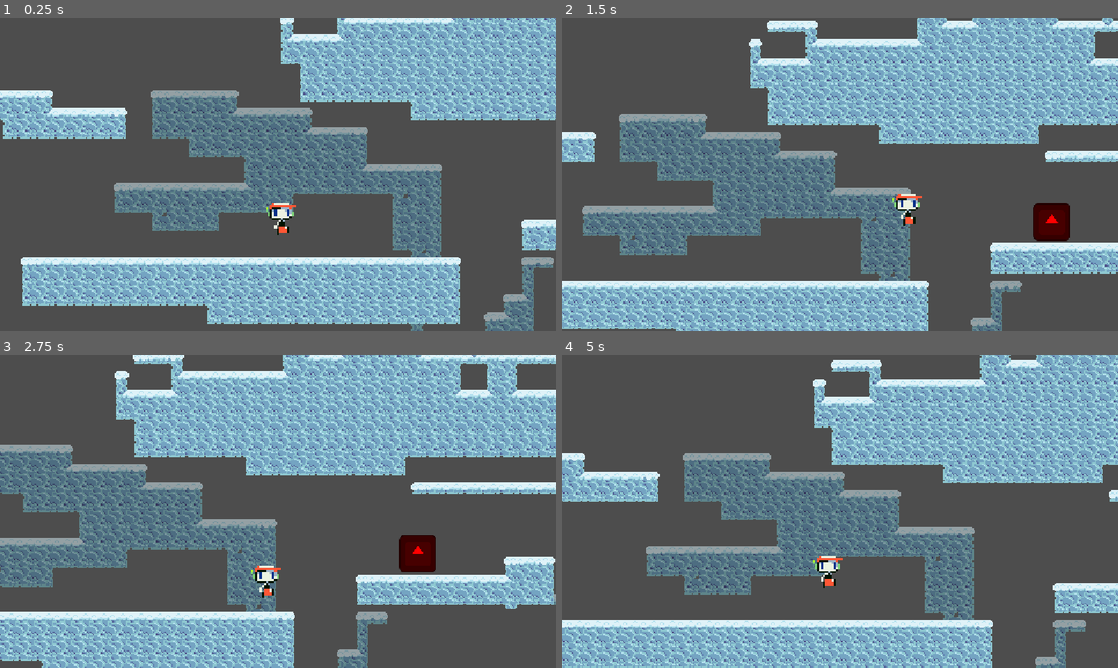
Above: before the commit, frames 1-4 (two rows, left to right).
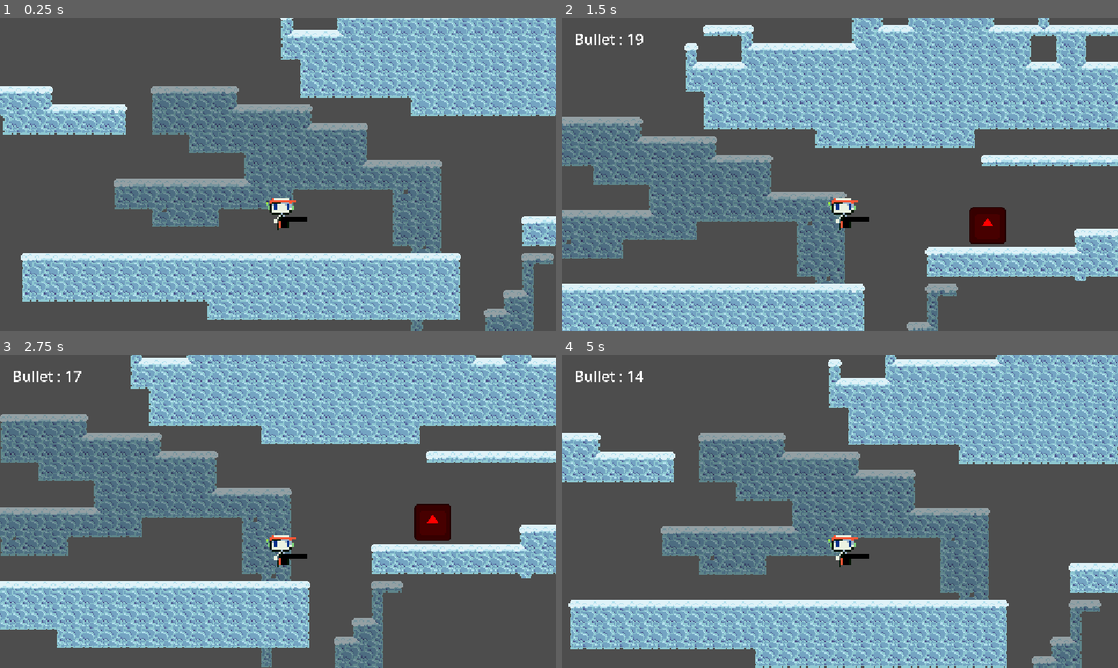
Above: after the commit, the same moments.

Repository: GCC-EnseirbMatmeca/Projet-Format-26-27
Game: Godot game, scene res://main.tscn
Same seed, same stepped clock (60 frames per second), same inputs: the game is played once before the commit and once after it. The engine's default icon, where the game draws it, is replaced by a stand-in: a white triangle on a blue panel in a dark square.
Inputs:
- Up to frame 1 (0.25 s): no input
- Up to frame 2 (1.5 s): hold Right (move_right) from 0.53 s (still down); tap E (shoot, bound only after the commit) at 0.6 s; tap Space (jump) at 0.77 s; tap Shift (dash) at 1.35 s
- Up to frame 3 (2.75 s): tap Space (jump) at 1.52 s; tap E (shoot, bound only after the commit) at 1.55, 2.1 s; release Right (move_right) at 2.03 s; hold Left (move_left) from 2.03 s (still down)
- Up to frame 4 (5 s): release Left (move_left) at 2.78 s; hold Right (move_right) 2.78-4.28 s; tap E (shoot, bound only after the commit) at 2.85, 3.8, 4.35 s; tap Space (jump) at 3.02, 3.77, 4.52 s; tap Shift (dash) at 3.6 s; hold Left (move_left) from 4.28 s (still down)

The runs differ from the first frame. In frame 1, 32% of the frame differs, in the area x 0-100%, y 0-100%; in frame 2, 50%; in frame 3, 62%; in frame 4, 50%.

Commit message:
Add pistol

Diff:
--- /dev/null
+++ b/SignalBus.gd
@@ -0,0 +1,4 @@
+extends Node
+
+@warning_ignore("unused_signal")
+signal shoot_bullet(num : int)
--- /dev/null
+++ b/bullet.gd
@@ -0,0 +1,21 @@
+extends Node2D
+
+var velocity : Vector2 = Vector2(2000, 0)
+var timer = 10
+
+# Called when the node enters the scene tree for the first time.
+func _ready() -> void:
+	pass # Replace with function body.
+
+# Called every frame. 'delta' is the elapsed time since the previous frame.
+func _process(delta: float) -> void:
+	position += velocity * delta
+	timer -= delta
+	if timer < 0:
+		queue_free()
+	pass
+
+
+func _on_area_2d_body_entered(body: Node2D) -> void:
+	queue_free()
+	pass # Replace with function body.
--- /dev/null
+++ b/bullet.tscn
@@ -0,0 +1,24 @@
+[gd_scene format=3 uid="uid://d31fa5owv115o"]
+
+[ext_resource type="Texture2D" uid="uid://dlfgkpkn01wgd" path="res://icon.svg" id="1_v7oki"]
+[ext_resource type="Script" uid="uid://c7y2wg54cdsly" path="res://bullet.gd" id="1_v8qja"]
+
+[sub_resource type="RectangleShape2D" id="RectangleShape2D_yqw76"]
+
+[node name="Bullet" type="Node2D" unique_id=405523478]
+script = ExtResource("1_v8qja")
+
+[node name="Icon" type="Sprite2D" parent="." unique_id=1860019414]
+modulate = Color(4.50329, 4.50329, 4.50329, 1)
+position = Vector2(-1.1920929e-07, 0)
+scale = Vector2(0.20312499, 0.1953125)
+texture = ExtResource("1_v7oki")
+
+[node name="Area2D" type="Area2D" parent="." unique_id=901155488]
+collision_layer = 0
+collision_mask = 2
+
+[node name="CollisionShape2D" type="CollisionShape2D" parent="Area2D" unique_id=819561932]
+shape = SubResource("RectangleShape2D_yqw76")
+
+[connection signal="body_entered" from="Area2D" to="." method="_on_area_2d_body_entered"]
--- a/main.tscn
+++ b/main.tscn
@@ -4,44 +4,52 @@
 [ext_resource type="PackedScene" uid="uid://bjpawybggx77m" path="res://death_zone.tscn" id="3_h2yge"]
 [ext_resource type="PackedScene" uid="uid://r80e0jcuvchi" path="res://ennemie.tscn" id="4_1bvp3"]
 [ext_resource type="TileSet" uid="uid://dku4opy4cs1c6" path="res://tile_set_glace.tres" id="4_lquwl"]
+[ext_resource type="PackedScene" uid="uid://odt3ndyrhnnr" path="res://num_bullet.tscn" id="5_lquwl"]
 
 [sub_resource type="RectangleShape2D" id="RectangleShape2D_otpid"]
 size = Vector2(7471, 365)
 
-[node name="Node2D" type="Node2D" unique_id=484115338]
+[node name="Node" type="Node" unique_id=1101762736]
 
-[node name="TileMapLayer2" type="TileMapLayer" parent="." unique_id=458306853]
+[node name="Node2D" type="Node2D" parent="." unique_id=484115338]
+
+[node name="TileMapLayer2" type="TileMapLayer" parent="Node2D" unique_id=458306853]
 modulate = Color(0.66245234, 0.66245234, 0.6624523, 1)
 scale = Vector2(4, 4)
 tile_map_data = PackedByteArray("AAD6/xEAAAABAAEAAAD6/xAAAAABAAEAAAD5/xAAAAABAAEAAAD4/w8AAAABAAEAAAD4/w4AAAABAAEAAAD3/w …(5712 unchanged characters)…
 tile_set = ExtResource("4_lquwl")
 collision_enabled = false
 
-[node name="Player" parent="." unique_id=2994594 instance=ExtResource("2_h2yge")]
-position = Vector2(10, -79)
+[node name="Player" parent="Node2D" unique_id=2994594 instance=ExtResource("2_h2yge")]
+position = Vector2(10, -84)
 
-[node name="Camera2D" type="Camera2D" parent="Player" unique_id=1624552980]
+[node name="Camera2D" type="Camera2D" parent="Node2D/Player" unique_id=1624552980]
 position = Vector2(-10, -139)
 zoom = Vector2(0.6, 0.6)
-position_smoothing_enabled = true
 
-[node name="DeathZone" parent="." unique_id=111591004 instance=ExtResource("3_h2yge")]
+[node name="NumBullet" parent="Node2D/Player" unique_id=1209858454 instance=ExtResource("5_lquwl")]
+offset_left = -927.0
+offset_top = -641.0
+offset_right = -887.0
+offset_bottom = -572.0
+
+[node name="DeathZone" parent="Node2D" unique_id=111591004 instance=ExtResource("3_h2yge")]
 position = Vector2(8, 615)
 
-[node name="CollisionShape2D" type="CollisionShape2D" parent="DeathZone" unique_id=397474500]
+[node name="CollisionShape2D" type="CollisionShape2D" parent="Node2D/DeathZone" unique_id=397474500]
 position = Vector2(-2.5, -39)
 shape = SubResource("RectangleShape2D_otpid")
 
-[node name="Ennemie" parent="." unique_id=1660591149 instance=ExtResource("4_1bvp3")]
+[node name="Ennemie" parent="Node2D" unique_id=1660591149 instance=ExtResource("4_1bvp3")]
 position = Vector2(-2387, -194)
 
-[node name="Ennemie2" parent="." unique_id=644303224 instance=ExtResource("4_1bvp3")]
+[node name="Ennemie2" parent="Node2D" unique_id=644303224 instance=ExtResource("4_1bvp3")]
 position = Vector2(-1132, -767)
 
-[node name="Ennemie3" parent="." unique_id=1896406912 instance=ExtResource("4_1bvp3")]
+[node name="Ennemie3" parent="Node2D" unique_id=1896406912 instance=ExtResource("4_1bvp3")]
 position = Vector2(1055, -126)
 
-[node name="TileMapLayer" type="TileMapLayer" parent="." unique_id=979066880]
+[node name="TileMapLayer" type="TileMapLayer" parent="Node2D" unique_id=979066880]
 scale = Vector2(4, 4)
 tile_map_data = PackedByteArray("AAAAAAEAAAABAAAAAAD6/wEAAAABAAAAAAD7/wEAAAABAAAAAAD8/wEAAAABAAAAAAD9/wEAAAABAAAAAAD+/w …(7648 unchanged characters)…
 tile_set = ExtResource("4_lquwl")
--- a/node_2d.gd
+++ b/node_2d.gd
@@ -11,6 +11,7 @@
 var respawn_pos : Vector2
 
 @export var animation : AnimatedSprite2D
+
 
 func _ready() -> void:
 	respawn_pos = position
@@ -52,8 +53,10 @@
 			animation.play("Walk")
 			if direction > 0:
 				animation.flip_h = false
+				$Pistol.scale.x = 1
 			elif direction < 0:
 				animation.flip_h = true
+				$Pistol.scale.x = -1
 		else:
 			animation.play("Idle")
 	else:
--- a/node_2d.tscn
+++ b/node_2d.tscn
@@ -2,6 +2,7 @@
 
 [ext_resource type="Script" uid="uid://biqkq2kgr7jbh" path="res://node_2d.gd" id="1_0e48y"]
 [ext_resource type="Texture2D" uid="uid://c4lus1u8nc3il" path="res://Assets/quote_sprite_sheet.png" id="2_0e48y"]
+[ext_resource type="PackedScene" uid="uid://ci3ceji12hnlh" path="res://pistol.tscn" id="3_epypp"]
 
 [sub_resource type="CircleShape2D" id="CircleShape2D_otpid"]
 radius = 64.03124
@@ -100,3 +101,6 @@
 sprite_frames = SubResource("SpriteFrames_kafy3")
 animation = &"Walk"
 frame_progress = 0.6306584
+
+[node name="Pistol" parent="." unique_id=1377200070 instance=ExtResource("3_epypp")]
+position = Vector2(3, 16)
--- /dev/null
+++ b/num_bullet.gd
@@ -0,0 +1,15 @@
+extends Label
+
+
+# Called when the node enters the scene tree for the first time.
+func _ready() -> void:
+	SignalBus.shoot_bullet.connect(update_text)
+	pass # Replace with function body.
+
+
+# Called every frame. 'delta' is the elapsed time since the previous frame.
+func _process(delta: float) -> void:
+	pass
+
+func update_text(num : int):
+	text = "Bullet : " + str(num)
--- /dev/null
+++ b/num_bullet.tscn
@@ -0,0 +1,9 @@
+[gd_scene format=3 uid="uid://odt3ndyrhnnr"]
+
+[ext_resource type="Script" uid="uid://cog45liffwasd" path="res://num_bullet.gd" id="1_udemp"]
+
+[node name="NumBullet" type="Label" unique_id=1209858454]
+offset_right = 40.0
+offset_bottom = 23.0
+theme_override_font_sizes/font_size = 50
+script = ExtResource("1_udemp")
--- /dev/null
+++ b/pistol.gd
@@ -0,0 +1,20 @@
+extends Node2D
+
+var number_bullet = 20
+
+# Called when the node enters the scene tree for the first time.
+func _ready() -> void:
+	SignalBus.shoot_bullet.emit(number_bullet)
+	pass # Replace with function body.
+
+
+# Called every frame. 'delta' is the elapsed time since the previous frame.
+func _process(delta: float) -> void:
+	var bullet_scene : PackedScene = load("res://bullet.tscn")
+	if Input.is_action_just_pressed("shoot") and number_bullet > 0:
+		var bullet = bullet_scene.instantiate()
+		$Node.add_child(bullet)
+		bullet.position = global_position
+		bullet.velocity.x *= scale.x
+		number_bullet -= 1
+		SignalBus.shoot_bullet.emit(number_bullet)
--- /dev/null
+++ b/pistol.tscn
@@ -0,0 +1,22 @@
+[gd_scene format=3 uid="uid://ci3ceji12hnlh"]
+
+[ext_resource type="Texture2D" uid="uid://dlfgkpkn01wgd" path="res://icon.svg" id="1_08c3m"]
+[ext_resource type="Script" uid="uid://cfgi67agxng6c" path="res://pistol.gd" id="1_bttkv"]
+
+[node name="Pistol" type="Node2D" unique_id=1377200070]
+script = ExtResource("1_bttkv")
+
+[node name="Icon" type="Sprite2D" parent="." unique_id=1105826757]
+modulate = Color(0, 0, 0, 1)
+position = Vector2(44, 0)
+scale = Vector2(0.6875, 0.1484375)
+texture = ExtResource("1_08c3m")
+
+[node name="Icon2" type="Sprite2D" parent="." unique_id=758309876]
+modulate = Color(0, 0, 0, 1)
+position = Vector2(8.000005, 11.114937)
+rotation = 1.5707964
+scale = Vector2(0.29867098, 0.1484375)
+texture = ExtResource("1_08c3m")
+
+[node name="Node" type="Node" parent="." unique_id=382647458]
--- a/project.godot
+++ b/project.godot
@@ -14,6 +14,10 @@
 run/main_scene="res://main.tscn"
 config/features=PackedStringArray("4.7", "Forward Plus")
 config/icon="res://icon.svg"
+
+[autoload]
+
+SignalBus="*uid://c2id6m53t3aut"
 
 [display]
 
@@ -50,6 +54,12 @@
 "events": [Object(InputEventKey,"resource_local_to_scene":false,"resource_name":"","device":-1,"window_id":0,"alt_press …(192 unchanged characters)…
 ]
 }
+shoot={
+"deadzone": 0.2,
+"events": [Object(InputEventKey,"resource_local_to_scene":false,"resource_name":"","device":-1,"window_id":0,"alt_pressed":false,"shift_pressed":false,"ctrl_pressed":false,"meta_pressed":false,"pressed":false,"keycode":0,"physical_keycode":69,"key_label":0,"unicode":101,"location":0,"echo":false,"script":null)
+, Object(InputEventKey,"resource_local_to_scene":false,"resource_name":"","device":-1,"window_id":0,"alt_pressed":false,"shift_pressed":false,"ctrl_pressed":false,"meta_pressed":false,"pressed":false,"keycode":0,"physical_keycode":4194438,"key_label":0,"unicode":48,"location":0,"echo":false,"script":null)
+]
+}
 
 [physics]
 
--- /dev/null
+++ b/test_scene.tscn
@@ -0,0 +1,25 @@
+[gd_scene format=3 uid="uid://co7f6pcprh15a"]
+
+[ext_resource type="PackedScene" uid="uid://ci3ceji12hnlh" path="res://pistol.tscn" id="1_uhqqe"]
+[ext_resource type="PackedScene" uid="uid://odt3ndyrhnnr" path="res://num_bullet.tscn" id="2_ia1lp"]
+
+[node name="TestScene" type="Node2D" unique_id=980884384]
+
+[node name="Pistol" parent="." unique_id=1377200070 instance=ExtResource("1_uhqqe")]
+position = Vector2(378, 290)
+
+[node name="Node" type="Node" parent="." unique_id=628345767]
+
+[node name="Node" type="Node" parent="Node" unique_id=1161164483]
+
+[node name="Node" type="Node" parent="Node/Node" unique_id=649002495]
+
+[node name="Node" type="Node" parent="Node/Node/Node" unique_id=1542074985]
+
+[node name="Node" type="Node" parent="Node/Node/Node/Node" unique_id=243575515]
+
+[node name="Node" type="Node" parent="Node/Node/Node/Node/Node" unique_id=1249741622]
+
+[node name="NumBullet" parent="Node/Node/Node/Node/Node/Node" unique_id=1209858454 instance=ExtResource("2_ia1lp")]
+offset_right = 1.0
+offset_bottom = 69.0
--- a/tile_set_glace.tres
+++ b/tile_set_glace.tres
@@ -383,7 +383,7 @@
 8:4/0/terrains_peering_bit/top_side = 0
 
 [resource]
-physics_layer_0/collision_layer = 1
+physics_layer_0/collision_layer = 3
 terrain_set_0/mode = 0
 terrain_set_0/terrain_0/name = "Terrain 0"
 terrain_set_0/terrain_0/color = Color(0.5, 0.34375, 0.25, 1)
Not shown, added: SignalBus.gd.uid
Not shown, added: bullet.gd.uid
Not shown, added: num_bullet.gd.uid
Not shown, added: pistol.gd.uid
